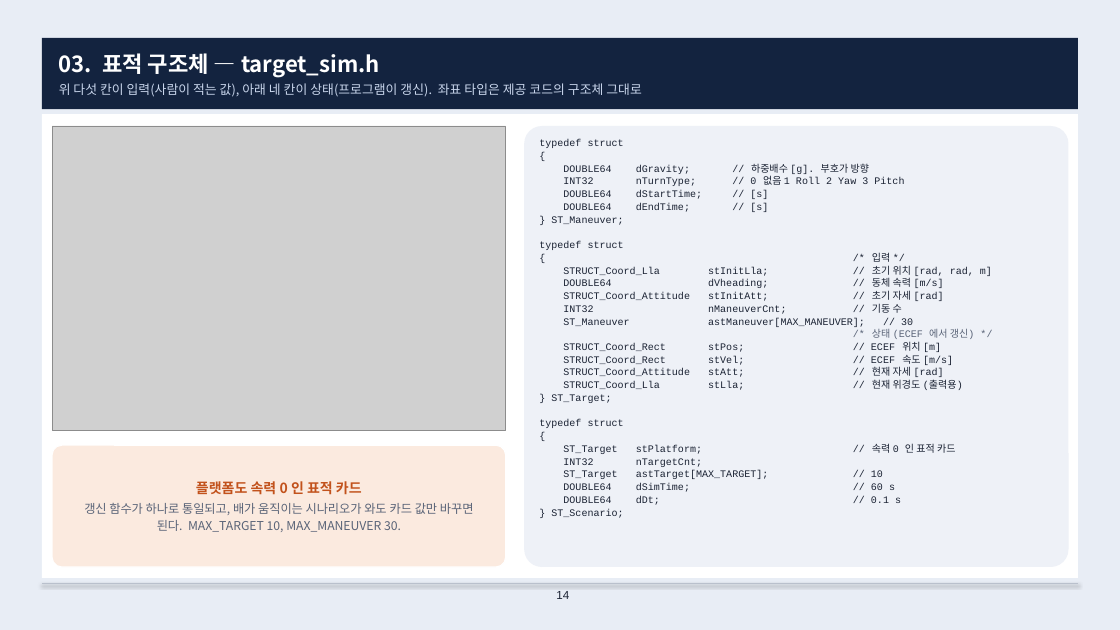
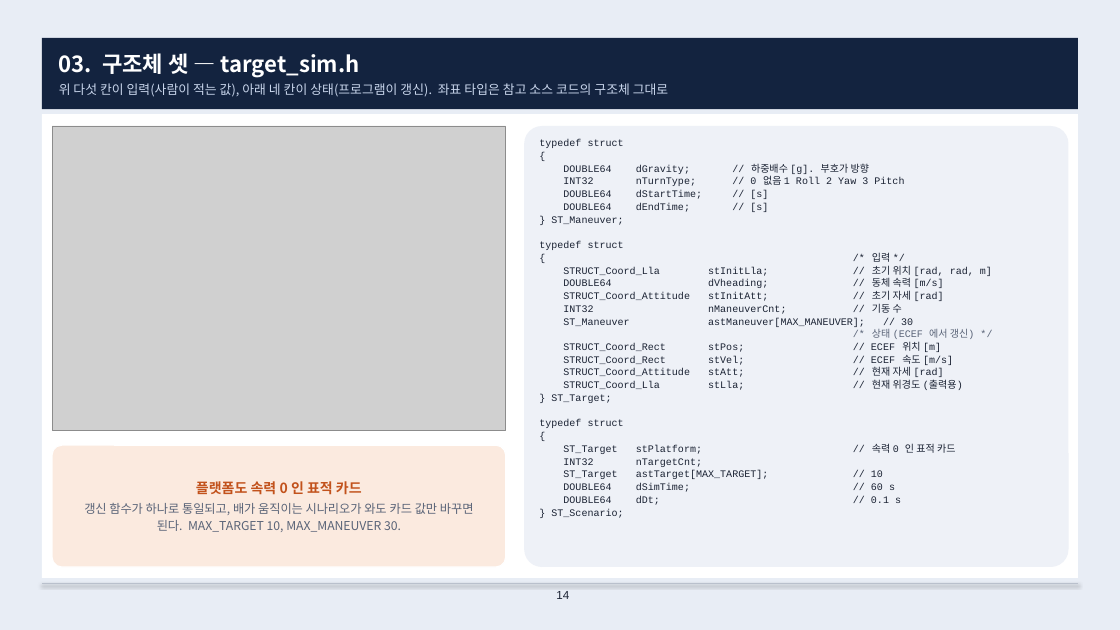
Before and after one commit to harley-hwan/radar-sw-study, a slide deck: slide 14 of Part3_TargetSim/ref/산출물/Chapter3_target_simulation.pptx. Drawn at 1120x630 pixels with LibreOffice and Linux fonts; fonts in the diff are those of the drawing; grey boxes stand for pictures. Boxes give left, top, right and bottom in pixels: in the first picture for what was removed or moved away, otherwise in the second. Text is boxed around its words. In the diff, an @@ line names an element or a change of style, - is before the commit and + after.

```diff
--- a/Part3_TargetSim/ref/산출물/Chapter3_target_simulation.pptx
+++ b/Part3_TargetSim/ref/산출물/Chapter3_target_simulation.pptx
@@ text at <box>59,53,668,97</box>: text changed @@
-03. 표적 구조체 — target_sim.h
-위 다섯 칸이 입력(사람이 적는 값), 아래 네 칸이 상태(프로그램이 갱신). 좌표 타입은 제공 코드의 구조체 그대로
+03. 구조체 셋 — target_sim.h
+위 다섯 칸이 입력(사람이 적는 값), 아래 네 칸이 상태(프로그램이 갱신). 좌표 타입은 참고 소스 코드의 구조체 그대로
```
Also in this commit, not shown: 19 other slides changed, 9 slides added, 7 slides removed, 9 other files.
